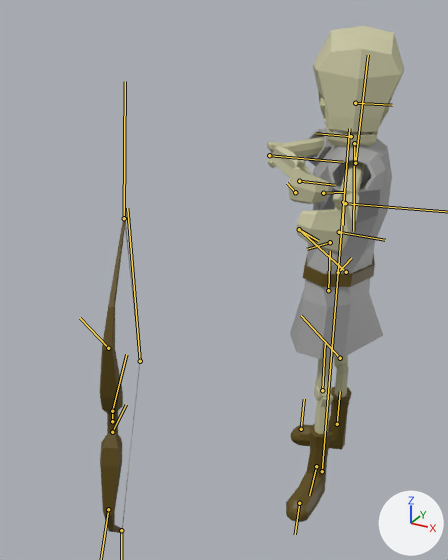
Before and after pictures for a commit that changed the FBX model Dungeon GSP/Assets/Meshes/Skeleton/Skeleton Shoot anim.fbx.
The view is the same before and after, from a 50 mm lens placed at (0.084, -0.267, 0.236), pointed at (-0.04, -0.04, 0.123). Every picture has the same lights, and +X, +Y and +Z are marked at lower right. Both versions are drawn at frame 38 of the action 'Take 001'; the numbers are the values there. The bones that bend it are drawn over the model as lines.

Objects in the first picture: 'Jaw', 'L_Arm', 'L_Foot', 'L_Hand', 'L_Up_Arm', 'R_Arm', 'R_Foot', 'R_Hand', 'R_Leg', 'R_Up_Arm', 'Skull', 'Torso', 'bow'.
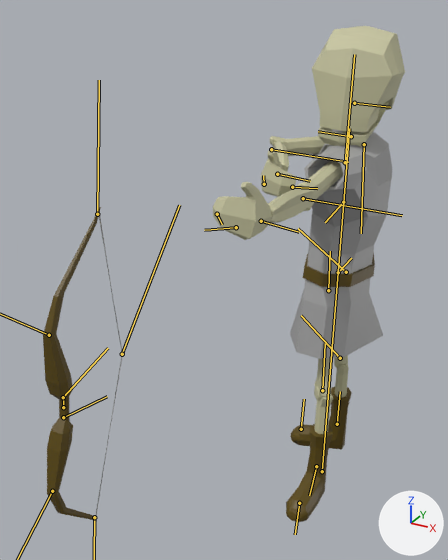
Pixel boxes [x1, y1, x2, y2] of what changed, in the pictures (448 x 560 px):
'Torso', posed: [290, 129, 392, 359] in both
'bow', posed (93% wider): before [100, 211, 141, 534]; after [43, 207, 123, 521]
'Skull', posed: before [313, 26, 405, 132]; after [312, 26, 405, 132]
'R_Hand', posed: before [297, 193, 353, 254]; after [213, 182, 272, 240]
'L_Hand', posed (14% narrower): before [288, 157, 329, 204]; after [261, 150, 296, 197]
'R_Arm', posed: before [346, 192, 359, 234]; after [268, 186, 315, 223]
'Jaw', posed: before [320, 97, 389, 147]; after [318, 102, 389, 147]
'L_Up_Arm', posed: before [267, 137, 324, 168]; after [270, 136, 325, 156]
'L_Arm', posed (57% narrower): before [271, 146, 310, 177]; after [273, 141, 289, 172]
bone 'spine', root to tip: before (343, 202) to (343, 225); after (343, 202) to (325, 222)
bone 'string1', root to tip: before (140, 361) to (127, 208); after (122, 354) to (179, 205)
bone 'bow_center', root to tip: before (112, 421) to (112, 411); after (63, 407) to (63, 397)

Patch to the scene script:
```diff
--- a/Dungeon GSP/Assets/Meshes/Skeleton/Skeleton Shoot anim.fbx.py
+++ b/Dungeon GSP/Assets/Meshes/Skeleton/Skeleton Shoot anim.fbx.py
@@ bone_spine @@
 bone_spine = bpy.data.objects['Armature'].pose.bones['spine']  # child of 'pelvis'
-bone_spine.rotation_quaternion = (0.986, 0.164, -0.019, 0.022)  # degrees (19, -3, 2)
+bone_spine.rotation_quaternion = (0.999, 0.034, -0.022, 0.019)  # degrees (4, -3, 2)
@@ bone_string1 @@
 bone_string1 = bpy.data.objects['Armature'].pose.bones['string1']  # child of 'bow_rig'
-bone_string1.location = (-5.8, 3.9, -10.7)
-bone_string1.rotation_quaternion = (0.985, -0.002, -0.011, -0.174)  # degrees (0, -1, -20)
+bone_string1.location = (-6.4, 4.9, -10.8)
+bone_string1.rotation_quaternion = (0.954, 0.0, -0.021, -0.301)  # degrees (1, -2, -35)
@@ bone_bow_center @@
 bone_bow_center = bpy.data.objects['Armature'].pose.bones['bow_center']  # child of 'bow_rig'
-bone_bow_center.location = (-3.6, -10.0, 7.8)
-bone_bow_center.rotation_quaternion = (0.999, -0.03, 0.007, 0.036)  # degrees (-3, 1, 4)
+bone_bow_center.location = (-4.4, -10.0, 10.1)
+bone_bow_center.rotation_quaternion = (0.981, -0.035, -0.188, 0.035)  # degrees (-5, -21, 5)
```
